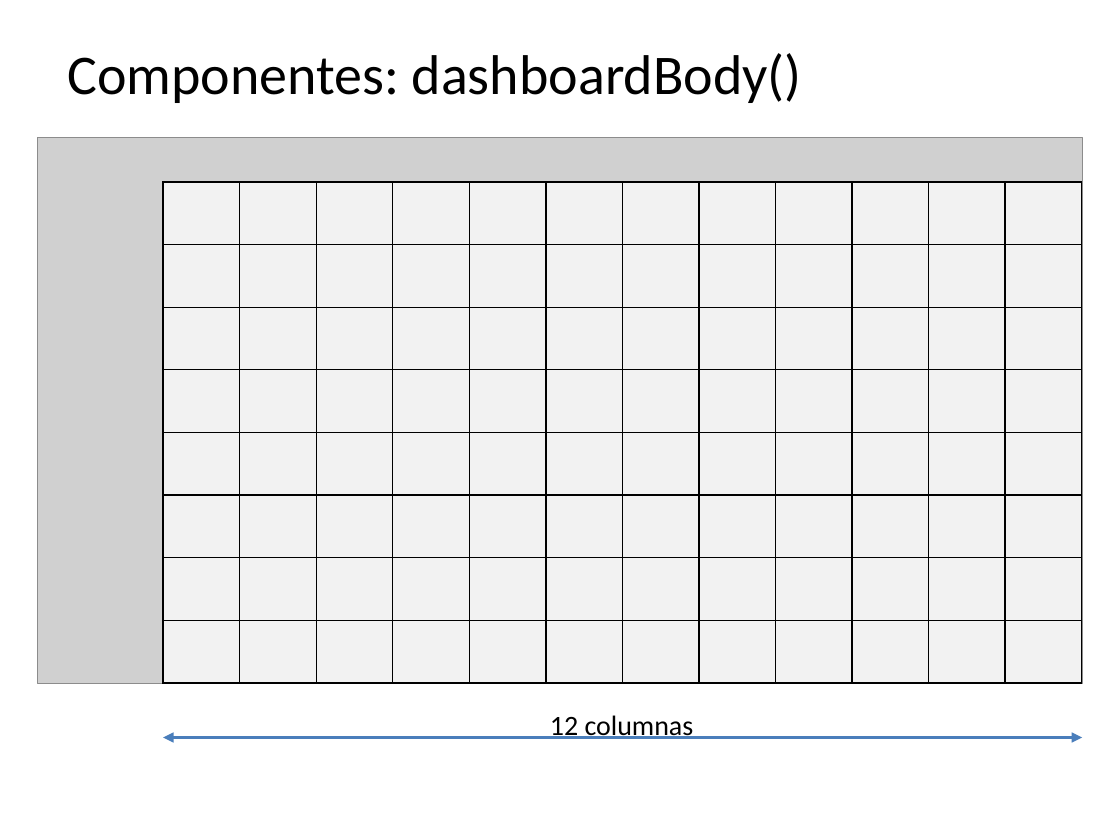
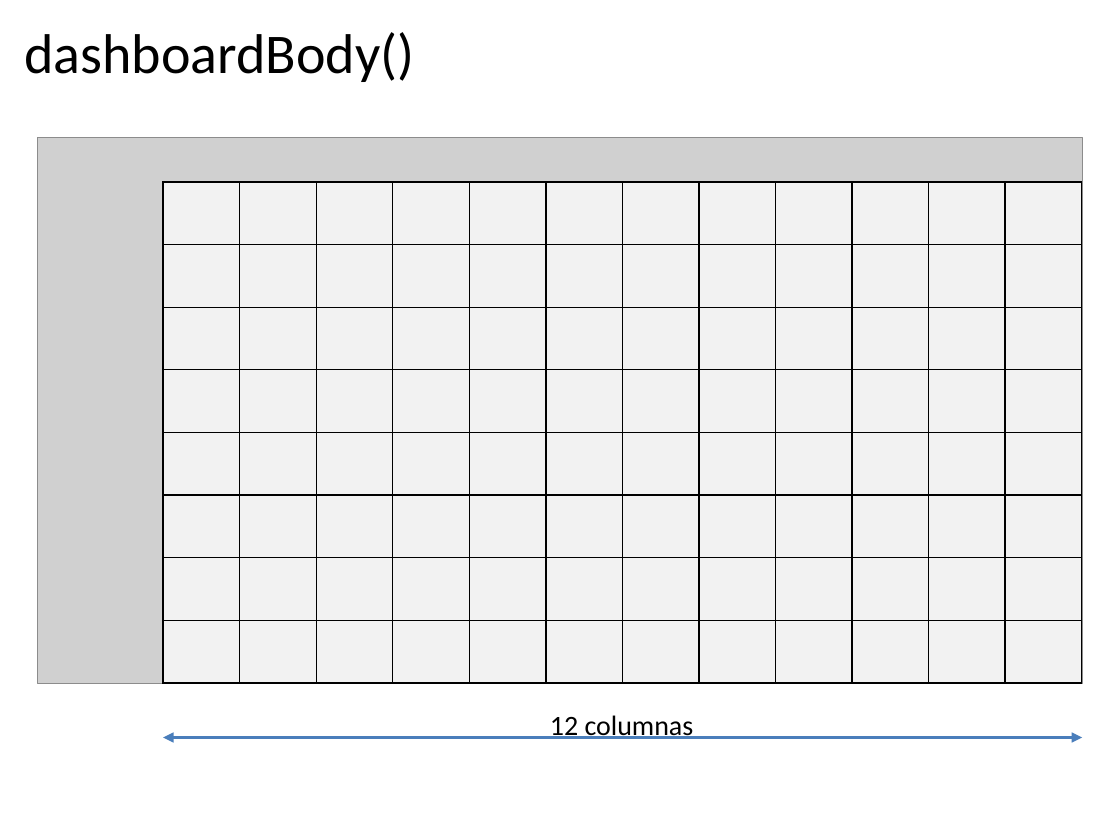
Before and after one commit to vburguete/taller_shiny, a slide deck: slide 8 of documentation/Shiny.pptx. Drawn at 1120x840 pixels with LibreOffice and Linux fonts; fonts in the diff are those of the drawing; grey boxes stand for pictures. Boxes give left, top, right and bottom in pixels: in the first picture for what was removed or moved away, otherwise in the second. Text is boxed around its words. In the diff, an @@ line names an element or a change of style, - is before the commit and + after.

```diff
--- a/documentation/Shiny.pptx
+++ b/documentation/Shiny.pptx
@@ title at box(24, 32, 414, 82): text changed @@
-Componentes: dashboardBody()
+dashboardBody()
```
Also in this commit, not shown: 4 other slides changed, 6 slides added, 2 slides removed, 3 other files.
